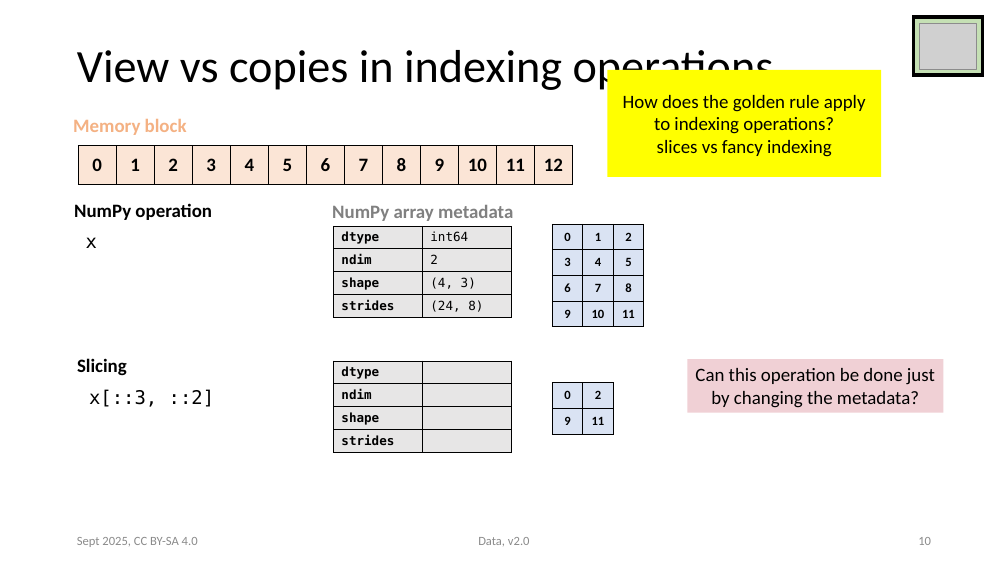
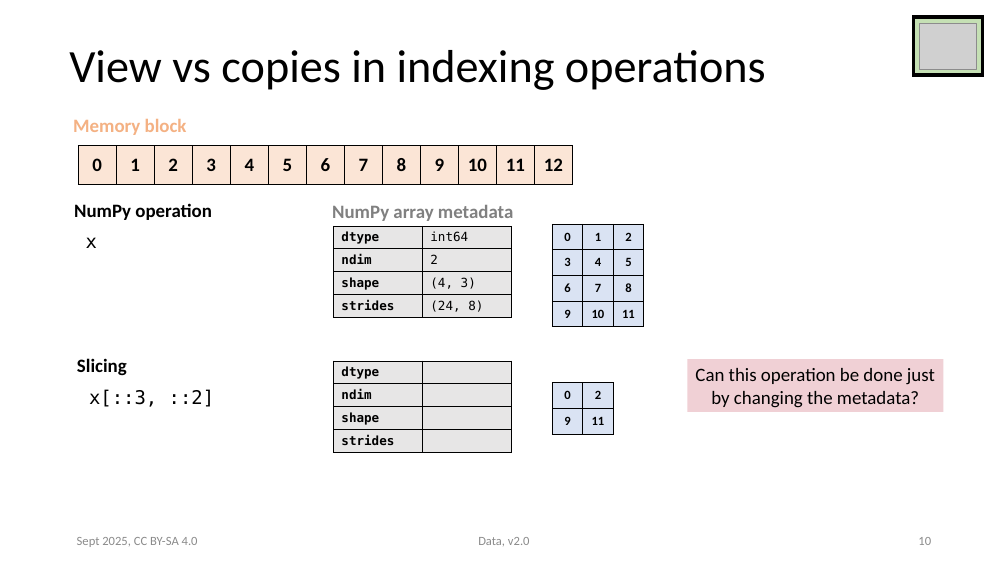
Before and after one commit to victoris93/data_class, a slide deck: slide 10 of numpy.pptx. Drawn at 1008x567 pixels with LibreOffice and Linux fonts; fonts in the diff are those of the drawing; grey boxes stand for pictures. Boxes give left, top, right and bottom in pixels: in the first picture for what was removed or moved away, otherwise in the second. Text is boxed around its words. In the diff, an @@ line names an element or a change of style, - is before the commit and + after.

```diff
--- a/numpy.pptx
+++ b/numpy.pptx
@@ title "View vs copies in indexing ..." rewrapped from (77,44,774,94) to (69,50,766,90) @@
@@ rectangle removed at (607,70,881,177) @@
-How does the golden rule apply to indexing operations?
-slices vs fancy indexing
```
Also in this commit, not shown: 32 other slides changed, 2 other files.
